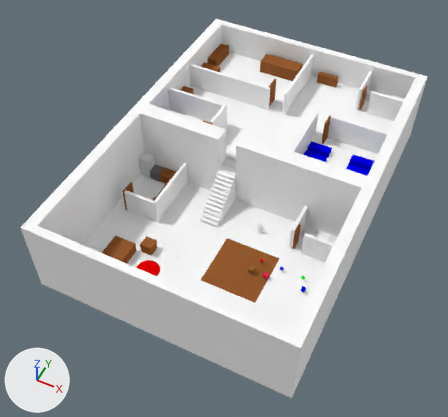
A saved change to the Blender file Blender Game/maingame.blend.
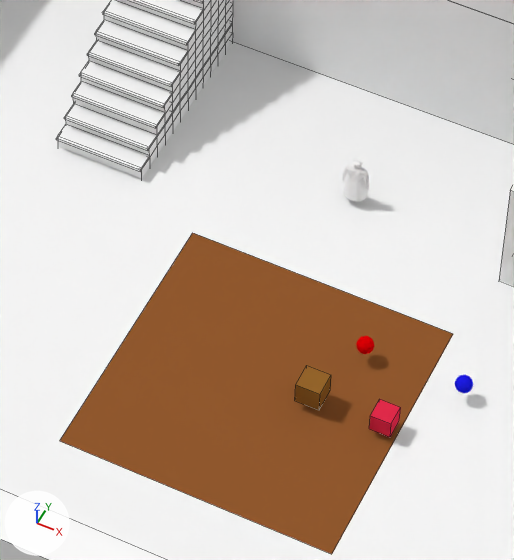
Each version is shown whole from a 50 mm camera at (19.1, -38.8, 44.4) aimed at (2.5, -5.7, 3.1), then close up on the part from 42% to 65% of the width and 46% to 73% of the height. The lights are fixed; the arrows at lower left show +X, +Y and +Z. The close-ups show mesh edges as thin lines. Objects named as collision shapes, trigger or cutter boxes, shadow casters or lower levels of detail are left out.
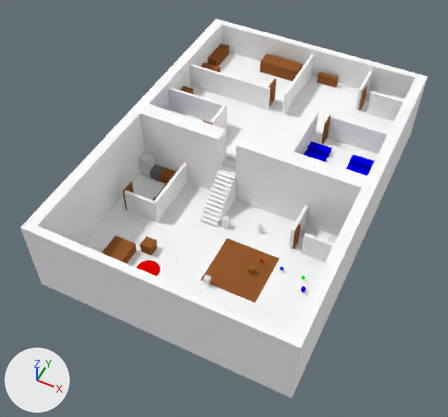
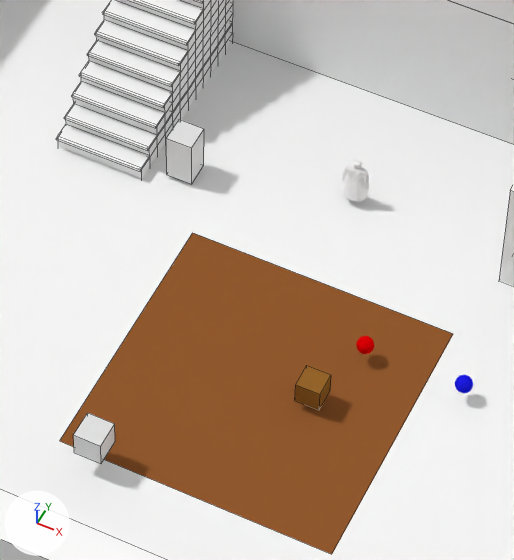
Location of each change, [x1, y1, x2, y2] in pixels of the close-ups (514 x 560 px):
'Cube.002', recoloured, moved, rescaled (30% wider, 33% taller): before [369, 399, 401, 437]; after [73, 413, 115, 464]
'Cube', added: after [166, 119, 204, 184]

What the commit changed:
me_cube_002 has 8 vertices, 6 faces and spans x -1.0..1.0, y -1.0..1.0, z -1.0..1.0.
me_cube_002 no longer uses material mat_material_004 (red #e72b4c).
Object 'Cube.002' (ob_cube_002) moves from (8.66, -10.29, 2.42) to (4.66, -13.06, 2.82).
Object 'Cube.002' (ob_cube_002) is rescaled from (0.191, 0.191, 0.191) to (0.25, 0.25, 0.25).
Object 'Cube' (ob_cube) is new; it shows a copy of the mesh of ob_cube_002.
Its location is (3.17, -6.72, 2.65).
Its scale is (0.25, 0.25, 0.5).
